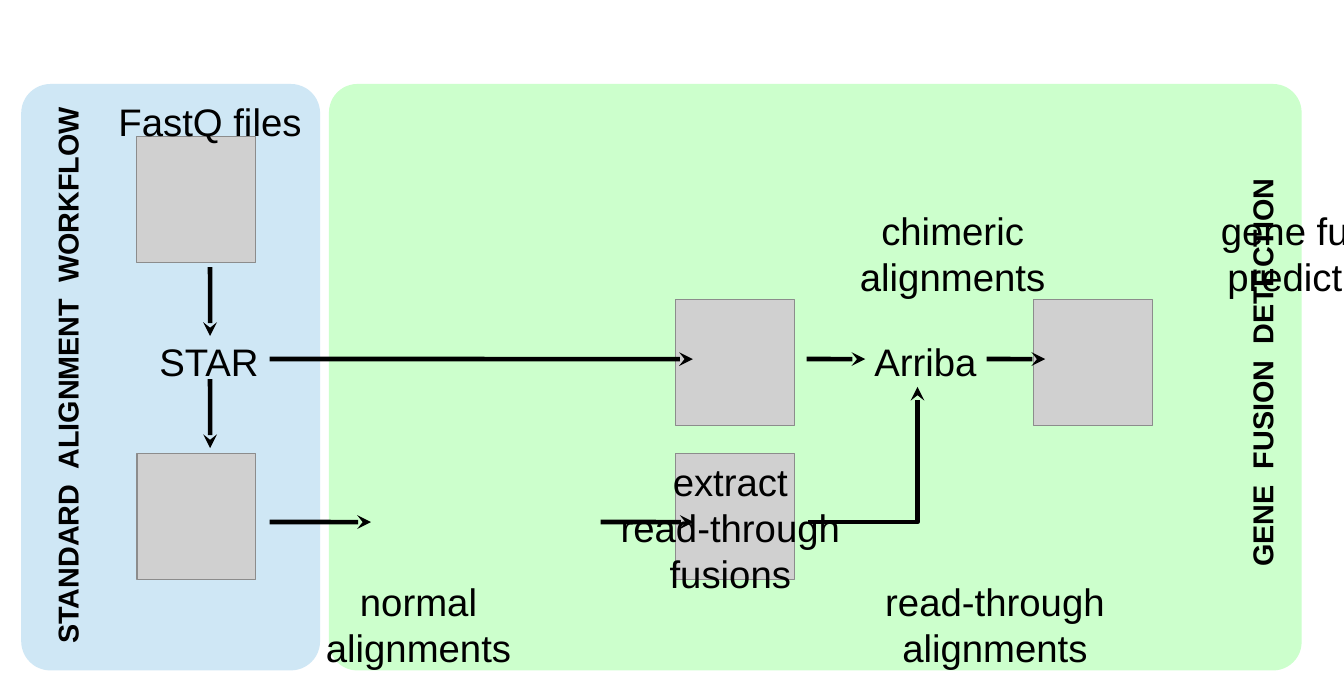
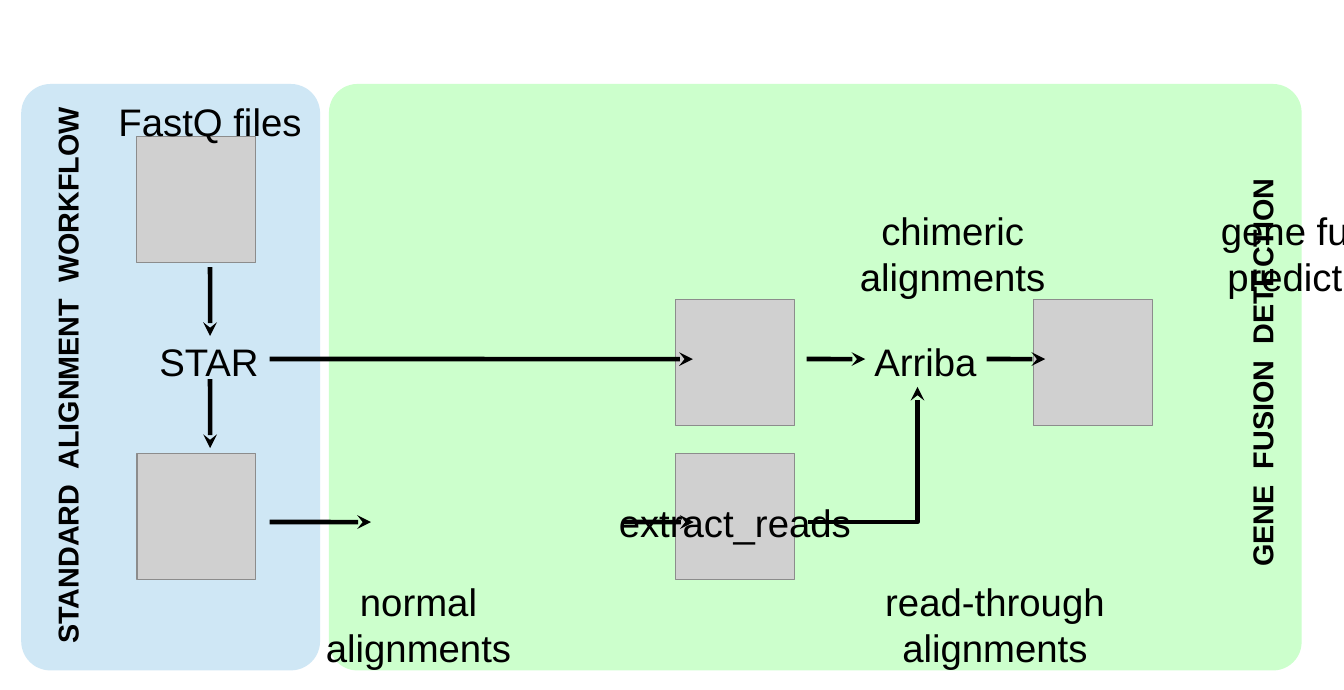
Before and after one commit to suhrig/arriba, a slide deck: slide 1 of documentation/workflow.odp. Drawn at 1344x690 pixels with LibreOffice and Linux fonts; fonts in the diff are those of the drawing; grey boxes stand for pictures. Boxes give left, top, right and bottom in pixels: in the first picture for what was removed or moved away, otherwise in the second. Text is boxed around its words. In the diff, an @@ line names an element or a change of style, - is before the commit and + after.

Commit message:
replace 'extract_read-through_fusions' with more versatile 'extract_reads'

```diff
--- a/documentation/workflow.odp
+++ b/documentation/workflow.odp
@@ text at (x1=619, y1=507, x2=851, y2=545): text changed @@
-extract
-read-through
-fusions
+extract_reads
@@ arrow moved from (600, 522) - (693, 522) to (623, 522) - (693, 522) @@
```
Also in this commit, not shown: 21 other files.
